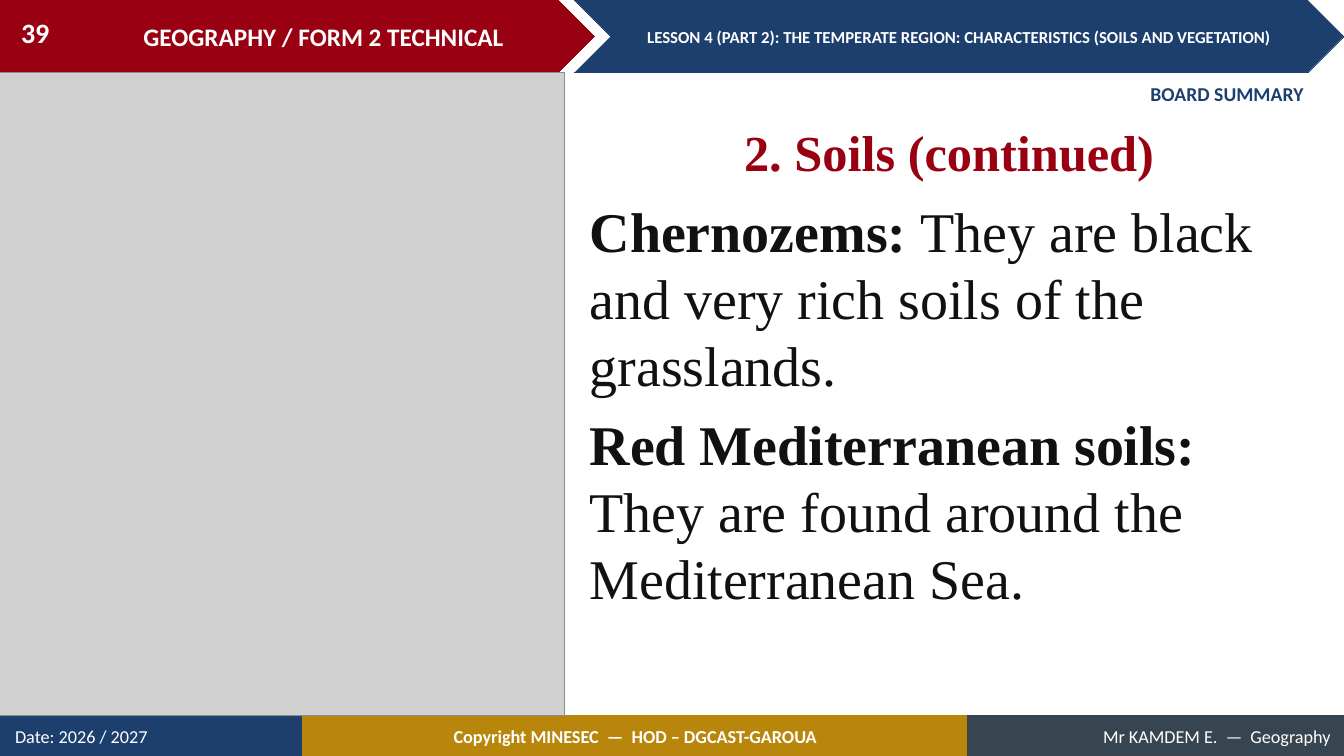
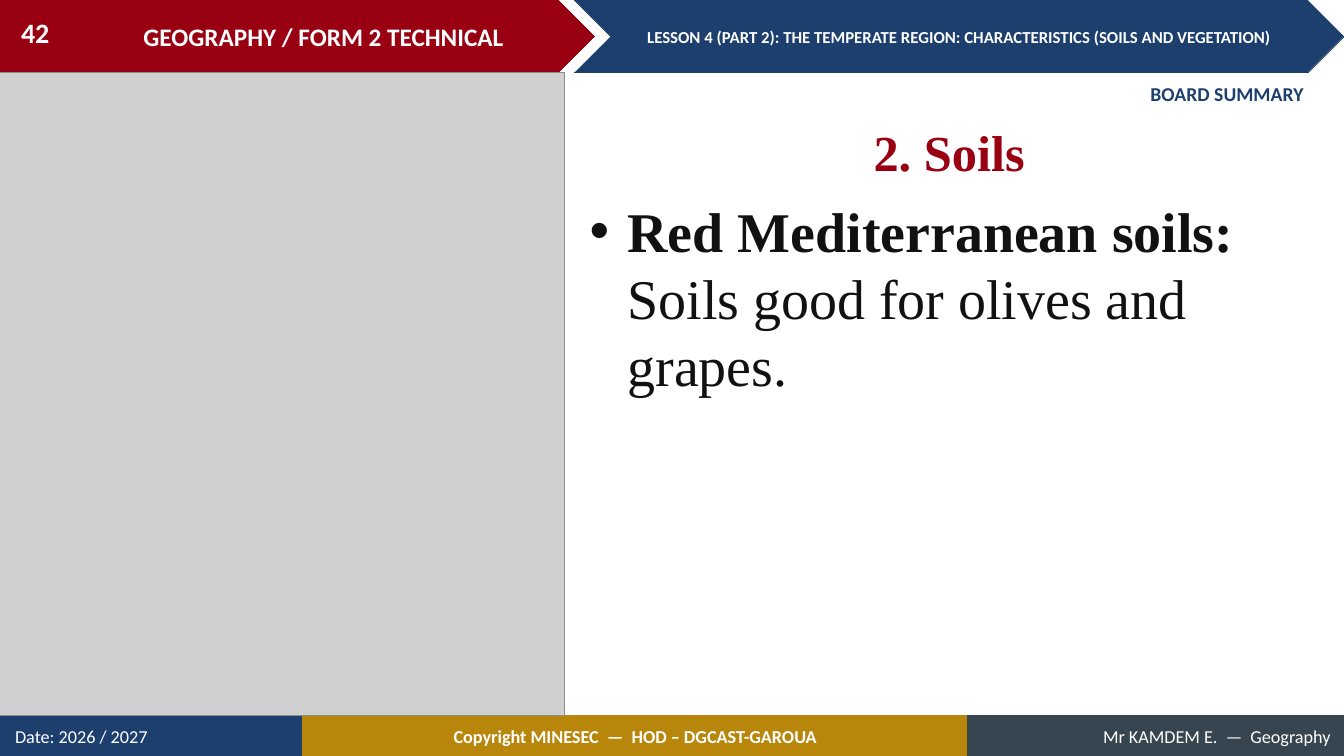
Before and after one commit to Berthautk/linea-github, a slide deck: slide 42 of lecons/F2T/17_S11_L4_P2_Temperate_Soils_Vegetation.pptx (slide 39 before the commit). Drawn at 1344x756 pixels with LibreOffice and Linux fonts; fonts in the diff are those of the drawing; grey boxes stand for pictures. Boxes give left, top, right and bottom in pixels: in the first picture for what was removed or moved away, otherwise in the second. Text is boxed around its words. In the diff, an @@ line names an element or a change of style, - is before the commit and + after.

```diff
--- a/lecons/F2T/17_S11_L4_P2_Temperate_Soils_Vegetation.pptx
+++ b/lecons/F2T/17_S11_L4_P2_Temperate_Soils_Vegetation.pptx
@@ page number at (21, 24, 49, 43): text changed @@
-39
+42
@@ text at (874, 136, 1025, 172): text changed @@
-2. Soils (continued)
+2. Soils
@@ text at (627, 213, 1233, 397): text changed @@
-Chernozems: They are black and very rich soils of the grasslands.
-Red Mediterranean soils: They are found around the Mediterranean Sea.
+• Red Mediterranean soils: Soils good for olives and grapes.
```
Also in this commit, not shown: 21 other slides changed, 3 slides added, 36 other files.
